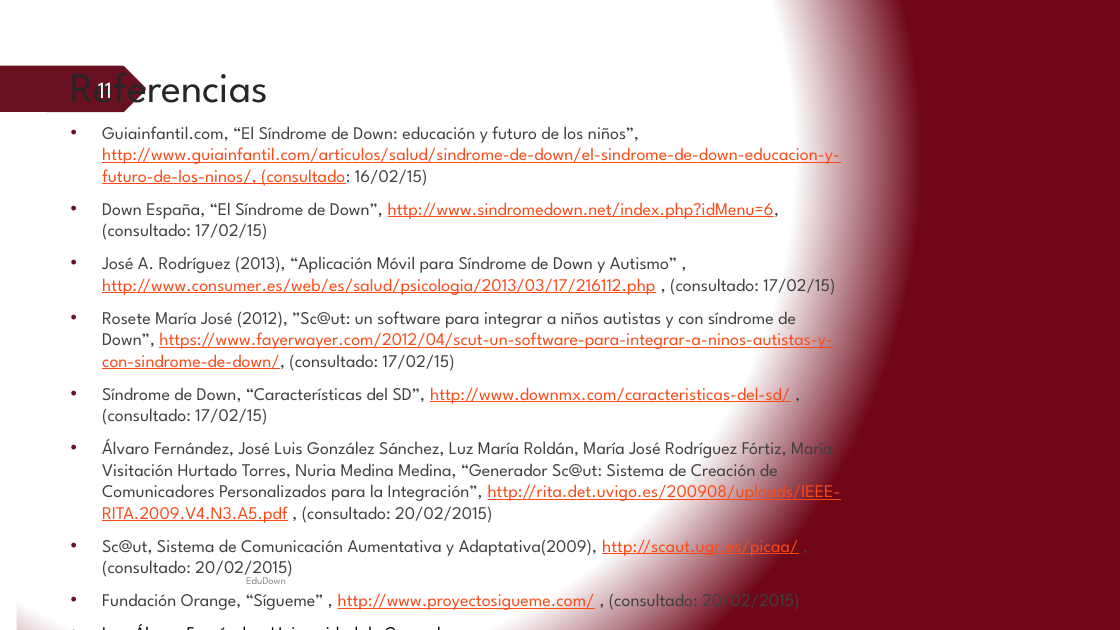
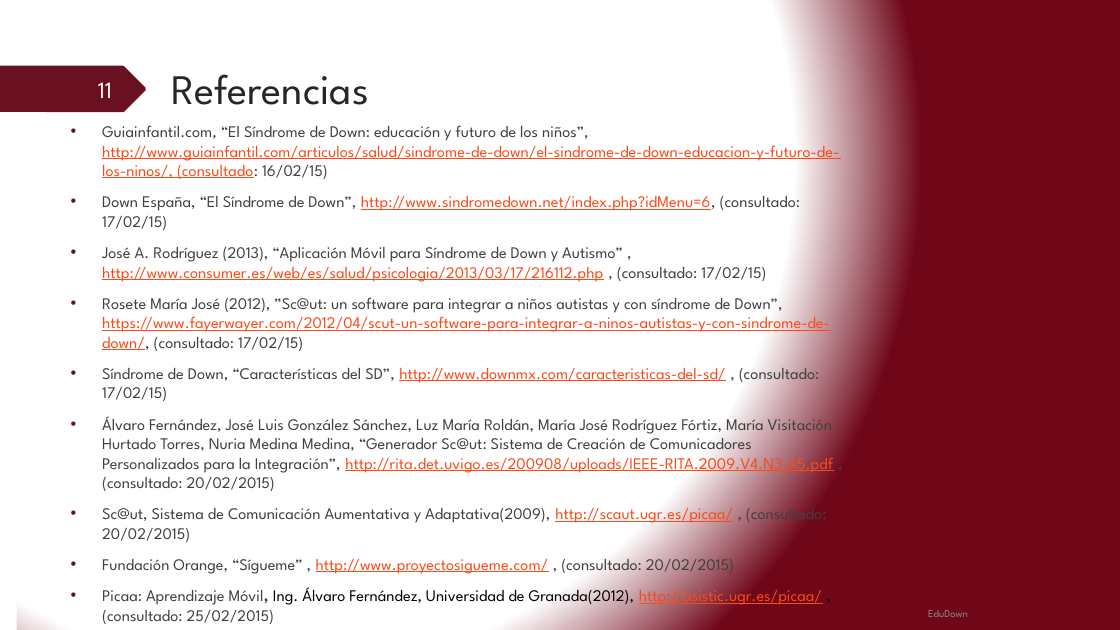
Before and after one commit to sasson10/tesis, a slide deck: slide 11 of presentación_tesis.pptx. Drawn at 1120x630 pixels with LibreOffice and Linux fonts; fonts in the diff are those of the drawing. Boxes give left, top, right and bottom in pixels: in the first picture for what was removed or moved away, otherwise in the second. Text is boxed around its words. In the diff, an @@ line names an element or a change of style, - is before the commit and + after.

```diff
--- a/presentación_tesis.pptx
+++ b/presentación_tesis.pptx
@@ title "Referencias" rewrapped from [71,65,268,112] to [171,74,368,105] @@
@@ text at [102,125,839,576]: size 15.3 to 13.9 pt @@
@@ text at [102,585,822,607]: text changed; size 15.3 to 13.9 pt @@
-• Ing. Álvaro Fernández, Universidad de Granada,
+• Picaa: Aprendizaje Móvil, Ing. Álvaro Fernández, Universidad de Granada(2012), http://asistic.ugr.es/picaa/ , (consultado: 25/02/2015)
@@ text "EduDown" rewrapped from [246,573,286,584] to [928,610,968,617] @@
```
Also in this commit, not shown: 1 other file.
